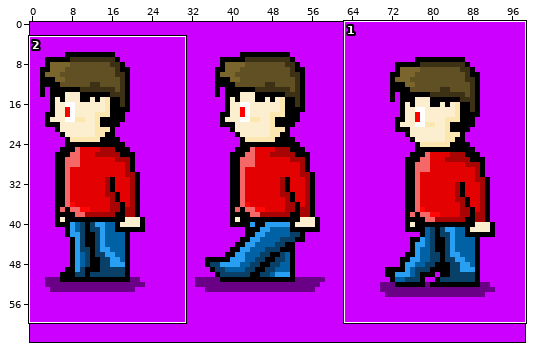
A sprite sheet gets an edit: Some sprites/Cave/sprite_character_walk.png. Above, an overview of the earlier version with the close-up marked.
Close-up. First the earlier version:
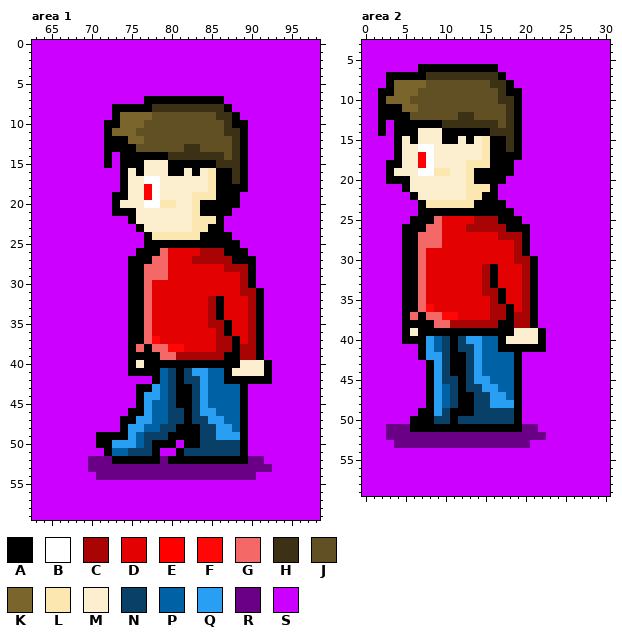
The file is 99x64 pixels. Colours within 5 levels of each other are drawn and written as one. Shown: area 1: x 63..98, y 0..59; area 2: x 0..30, y 3..59.
Palette (. is transparent): A #000000  B #ffffff  C #a90404  D #e40101  E #ff0000  F #ff0707  G #f56868  H #3c3114  J #615023  K #7a652c  L #fce7b1  M #fbefd0  N #094067  P #0061a5  Q #289ff3  R #6a0085  S #cc00ff
Pixels before, area 1, first column x 63:
 0 SSSSSSSSSSSSSSSSSSSSSSSSSSSSSSSSSSSS
 1 SSSSSSSSSSSSSSSSSSSSSSSSSSSSSSSSSSSS
 2 SSSSSSSSSSSSSSSSSSSSSSSSSSSSSSSSSSSS
 3 SSSSSSSSSSSSSSSSSSSSSSSSSSSSSSSSSSSS
 4 SSSSSSSSSSSSSSSSSSSSSSSSSSSSSSSSSSSS
 5 SSSSSSSSSSSSSSSSSSSSSSSSSSSSSSSSSSSS
 6 SSSSSSSSSSSSSSSSSSSSSSSSSSSSSSSSSSSS
 7 SSSSSSSSSSSSSSAAAAAAAAAASSSSSSSSSSSS
 8 SSSSSSSSSSAAAAAHHHHHHHHHASSSSSSSSSSS
 9 SSSSSSSSSSAKKKKJJJJJJJJHHASSSSSSSSSS
10 SSSSSSSSSAAKKKJJJJJJJJJJHAASSSSSSSSS
11 SSSSSSSSSAKKKJJJJJJJJJJJHHASSSSSSSSS
12 SSSSSSSSSAAAKKJJJJJJJJJJJHASSSSSSSSS
13 SSSSSSSSSAAAAJJJJJJHHJJJJHASSSSSSSSS
14 SSSSSSSSSASAAAAAAHHHHHHHJHASSSSSSSSS
15 SSSSSSSSSASAAAMMMAAAAAAHHHASSSSSSSSS
16 SSSSSSSSSSSAMAMMMAAMAMLAAHASSSSSSSSS
17 SSSSSSSSSSSAMMBBMMMMMMLAAHASSSSSSSSS
18 SSSSSSSSSSSAMMEBMMMMMMLAAAASSSSSSSSS
19 SSSSSSSSSSAAMMEBMMMMLLLAAASSSSSSSSSS
20 SSSSSSSSSSAMMMBBLLMMLAAAAASSSSSSSSSS
21 SSSSSSSSSSAAAMMMMMMMLAAAASSSSSSSSSSS
22 SSSSSSSSSSSSAMMMMMMMLLLASSSSSSSSSSSS
23 SSSSSSSSSSSSSAMMMMMMLLAASSSSSSSSSSSS
24 SSSSSSSSSSSSSSALLLLLLAAAASSSSSSSSSSS
25 SSSSSSSSSSSSSSAAAAAAAAAAAASSSSSSSSSS
26 SSSSSSSSSSSSSAAAGDDDDCCCAAASSSSSSSSS
27 SSSSSSSSSSSSAAAGGDDDCCCCCAAASSSSSSSS
28 SSSSSSSSSSSSAAGGGDDDDDDDCCCASSSSSSSS
29 SSSSSSSSSSSSAAGGGDDDDDDDDDCASSSSSSSS
30 SSSSSSSSSSSSAAGDDDDDDDDDDDCASSSSSSSS
31 SSSSSSSSSSSSAAGDDDDDDDDDDDCCASSSSSSS
32 SSSSSSSSSSSSAAGDDDDDDDCADDDCASSSSSSS
33 SSSSSSSSSSSSAAGDDDDDDDCADDDCASSSSSSS
34 SSSSSSSSSSSSAAGDDDDDDDCADDDCASSSSSSS
35 SSSSSSSSSSSSAAGDDDDDDDCCADDCASSSSSSS
36 SSSSSSSSSSSSAAGDDDDDDDDCADDCASSSSSSS
37 SSSSSSSSSSSSAAGFDDDDDDDCCADCASSSSSSS
38 SSSSSSSSSSSSAGAGGFFDDDDCCACCASSSSSSS
39 SSSSSSSSSSSSAAAAGGCCCCCCAACCASSSSSSS
40 SSSSSSSSSSSSAMAAAAAAAAAAAAMMMASSSSSS
41 SSSSSSSSSSSSAAAAPNANQQPPAMMMMASSSSSS
42 SSSSSSSSSSSSSSSAPNANNQPPAAAAAASSSSSS
43 SSSSSSSSSSSSSAAQPNAANQPPPPASSSSSSSSS
44 SSSSSSSSSSSSSAQQPNAANQPPPPASSSSSSSSS
45 SSSSSSSSSSSSSAQPPNAANQPPPPASSSSSSSSS
46 SSSSSSSSSSSSAAQPPNNANQQPPPASSSSSSSSS
47 SSSSSSSSSSSAAQQPPNNANNQQPPASSSSSSSSS
48 SSSSSSSSSSSAQQPPNNAAANNQQPASSSSSSSSS
49 SSSSSSSSAAAAQPNNNAAAANNQQQASSSSSSSSS
50 SSSSSSSSAAQQQPNAAASAANNNNNASSSSSSSSS
51 SSSSSSSSSAPPNNNASSANNNNNNNASSSSSSSSS
52 SSSSSSSRRRAAAAAARAAAAAAAAAARRSSSSSSS
53 SSSSSSSRRRRRRRRRRRRRRRRRRRRRRRSSSSSS
54 SSSSSSSSRRRRRRRRRRRRRRRRRRRRSSSSSSSS
55 SSSSSSSSSSSSSSSSSSSSSSSSSSSSSSSSSSSS
56 SSSSSSSSSSSSSSSSSSSSSSSSSSSSSSSSSSSS
57 SSSSSSSSSSSSSSSSSSSSSSSSSSSSSSSSSSSS
58 SSSSSSSSSSSSSSSSSSSSSSSSSSSSSSSSSSSS
59 SSSSSSSSSSSSSSSSSSSSSSSSSSSSSSSSSSSS
Pixels before, area 2, first column x 0:
 3 SSSSSSSSSSSSSSSSSSSSSSSSSSSSSSS
 4 SSSSSSSSSSSSSSSSSSSSSSSSSSSSSSS
 5 SSSSSSSSSSSSSSSSSSSSSSSSSSSSSSS
 6 SSSSSSSAAAAAAAAAASSSSSSSSSSSSSS
 7 SSSAAAAAHHHHHHHHHASSSSSSSSSSSSS
 8 SSSAKKKKJJJJJJJJHHASSSSSSSSSSSS
 9 SSAAKKKJJJJJJJJJJHAASSSSSSSSSSS
10 SSAKKKJJJJJJJJJJJHHASSSSSSSSSSS
11 SSAAAKKJJJJJJJJJJJHASSSSSSSSSSS
12 SSAAAAJJJJJJHHJJJJHASSSSSSSSSSS
13 SSASAAAAAAHHHHHHHJHASSSSSSSSSSS
14 SSASAAAMMMAAAAAAHHHASSSSSSSSSSS
15 SSSSAMAMMMAAMAMLAAHASSSSSSSSSSS
16 SSSSAMMBBMMMMMMLAAHASSSSSSSSSSS
17 SSSSAMMEBMMMMMMLAAAASSSSSSSSSSS
18 SSSAAMMEBMMMMLLLAAASSSSSSSSSSSS
19 SSSAMMMBBLLMMLAAAAASSSSSSSSSSSS
20 SSSAAAMMMMMMMLAAAASSSSSSSSSSSSS
21 SSSSSAMMMMMMMLLLASSSSSSSSSSSSSS
22 SSSSSSAMMMMMMLLAASSSSSSSSSSSSSS
23 SSSSSSSALLLLLLAAAASSSSSSSSSSSSS
24 SSSSSSSAAAAAAAAAAAASSSSSSSSSSSS
25 SSSSSSAAAGDDDDCCCAAASSSSSSSSSSS
26 SSSSSAAAGGDDDCCCCCAAASSSSSSSSSS
27 SSSSSAAGGGDDDDDDDCCCASSSSSSSSSS
28 SSSSSAAGGGDDDDDDDDDCASSSSSSSSSS
29 SSSSSAAGDDDDDDDDDDDCASSSSSSSSSS
30 SSSSSAAGDDDDDDDDDDDCCASSSSSSSSS
31 SSSSSAAGDDDDDDDCADDDCASSSSSSSSS
32 SSSSSAAGDDDDDDDCADDDCASSSSSSSSS
33 SSSSSAAGDDDDDDDCADDDCASSSSSSSSS
34 SSSSSAAGDDDDDDDCCADDCASSSSSSSSS
35 SSSSSAAGDDDDDDDDCADDCASSSSSSSSS
36 SSSSSAAGFDDDDDDDCCADCASSSSSSSSS
37 SSSSSAGAGGFFDDDDCCACCASSSSSSSSS
38 SSSSSAAAAGGCCCCCCAACCASSSSSSSSS
39 SSSSSAMAAAAAAAAAAAAMMMASSSSSSSS
40 SSSSSAAAQPNANQQPPAMMMMASSSSSSSS
41 SSSSSSSAQPNANNQPPAAAAAASSSSSSSS
42 SSSSSSSAQQNAANQPPPPASSSSSSSSSSS
43 SSSSSSSSAQNAANQPPPPASSSSSSSSSSS
44 SSSSSSSSAQNAANQPPPPASSSSSSSSSSS
45 SSSSSSSSAQNNANQQPPPASSSSSSSSSSS
46 SSSSSSSSAQPNANNQQPPASSSSSSSSSSS
47 SSSSSSSSAQPNAANNQQPASSSSSSSSSSS
48 SSSSSSSSAQPNAANNQQQASSSSSSSSSSS
49 SSSSSSSAAQNAAANNNNNASSSSSSSSSSS
50 SSSSSSAAANNANNNNNNNASSSSSSSSSSS
51 SSSRRRAAAAAAAAAAAAAARRSSSSSSSSS
52 SSSRRRRRRRRRRRRRRRRRRRRSSSSSSSS
53 SSSSRRRRRRRRRRRRRRRRRSSSSSSSSSS
54 SSSSSSSSSSSSSSSSSSSSSSSSSSSSSSS
55 SSSSSSSSSSSSSSSSSSSSSSSSSSSSSSS
56 SSSSSSSSSSSSSSSSSSSSSSSSSSSSSSS
57 SSSSSSSSSSSSSSSSSSSSSSSSSSSSSSS
58 SSSSSSSSSSSSSSSSSSSSSSSSSSSSSSS
59 SSSSSSSSSSSSSSSSSSSSSSSSSSSSSSS
The same view after the edit:
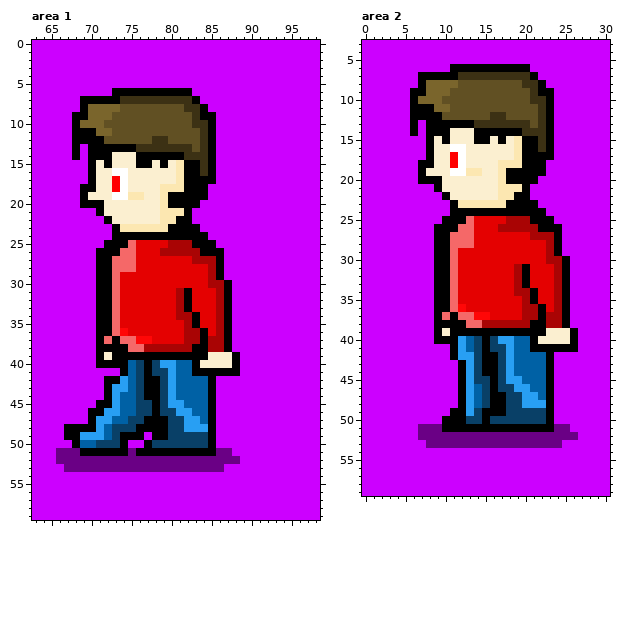
The edit:
Changed rows in their new state; - is an unchanged pixel.
Area 1:
first column x 66:
 6 -------AAAAAAAAAA----------
 7 ---AAAAAHHHHHHHHH-SSS------
 8 ---AKKKKJJJJJJJJ--ASSS-----
 9 --AAKKKJJJJJ-----HAASSS----
10 --AKKKJJJJJ------HHASSSS---
11 --AAAKKJJJ--------HASSSS---
12 --AAAAJJJJJ-HH----HASSSS---
13 --A-AA----HHHHHH-JHASSSS---
14 --A-AA-MMM----AA---ASSSS---
15 ----AM-MMM-A-AML--H-SSSS---
16 ----AMMBB-M---MLA-HASSSS---
17 ----AMMEB--MM--LAAAASSSS---
18 ---AAMMEB--MMLLLAAASSSSS---
19 ---AMMMBBLLMMLAAAAASSSS----
20 ---AAAMM---MM-AAAASSSSS----
21 -----AMMMM---LLLASSSSS-----
22 ------AMMM---LLAASSSS------
23 -------ALLLLLLAAAASSS------
24 -------AAAA-AAAAAA-SSS-----
25 ------AAAGDDDDCCC---SSS----
26 -----AAAGGDDDCCCCCAAASSS---
27 -----AAGGGDDDD------ASSSS--
28 -----AAGGGDDDD-----CASSSS--
29 -----AAGDDDDDD-----CASSSS--
30 -----AAGDDDD-------CCASSS--
31 -----AAGDDDD---CA---CASSSS-
32 -----AAGDDDD---CA--DCASSSS-
33 -----AAGDDDD---CA--DCASSSS-
34 -----AAGDDDD---CCA-DCASSSS-
35 -----AAGDDDD----CA-D--SSSS-
36 -----AAGFDDD----CCA---SSSS-
37 -----AGAGGFFD---CCAC-ASSSS-
38 -----AAAAG-CCCCCCAAC-ASSSS-
39 -----AMAA----AAAAAAMMM-SSS-
40 -----AAAAPN-NQQPP-MMMM-SSSS
41 --------APN-NNQPPAAAA-ASSSS
42 ------AAQPNA-NQPPPPASSSSSSS
43 ------AQQPN-ANQPPPPASSSS---
44 ------AQPPNAANQPPPPASSSS---
45 -----AAQPPNNANQQPPPASSSS---
46 ----AAQQPPNNAN-QQPPASSSS---
47 ----AQQPPNNAAA--QQPASSSS---
48 -AAAAQPNNNAAAA-NQQQASSSS---
49 -AAQQQPN-AASAANNNN-ASSSS---
50 --APPNNNASSANNNNNN-ASSSS---
51 RRRAAA-AARAA-AA-AAAARRSS---
52 RRRR---RRRRRR-RRRRRRRRRSSS-
53 -RRR-----------------SSSSSS
54 -----SSSSSSSSSSSSSSSSSSSS--
Area 2:
first column x 2:
 6 -----SSSS------AAAA------
 7 -SSSS-AAAA-----HHHHA-----
 8 -SSSSAKKKK----JJJJHHA----
 9 SSSSAAKKK------JJJJHAA---
10 SSSSAKKK-------JJJJHHA---
11 SSSSAAAKK-------JJJJHA---
12 SSSSAAAA--JJ--HHJJJJHA---
13 S-SS-S--AAAA---H-HHJHA---
14 S-SS-SAA-MMM--AAA-HHHA---
15 --SSSSA--M-MAAM-MLAAHA---
16 --SSSSA--BB--MMMMLAAHA---
17 --SSSSA--EB--MMMMLAAAA---
18 -SSSSAA--EBMMMMLLLAAA----
19 -SSSSAMMMBB-LMML-AAAA----
20 -SSSSAAA---MMMMLAAAA-----
21 ---SSSSA---MMMMLLLA------
22 ----SSSSA--MMMMLLAA------
23 -----SSSSA--LLLLAAAA-----
24 -----SSSS--------AAAA----
25 ----SSSSAAAGDDDDCCCAAA---
26 ---SSSSAAAGGDDD-CCCCAAA--
27 ---SSSSAAGGG---DDDDCCCA--
28 ---SSSSAAGGG-----DDDDCA--
29 ---SSSSAAG-------DDDDCA--
30 ---SSSSAAG-------DDDDCCA-
31 ---SSSSAAG---DD--CADDDCA-
32 ---SSSSAAG---DD--CADDDCA-
33 ---SSSSAAG---DD--CADDDCA-
34 ---SSSSAAG---DDD-C--DDCA-
35 ---SSSSAAG----DD----DDCA-
36 ---SSSSAAGF---DDD--CADCA-
37 ---SSSSAGAGGFFDDDD-CACCA-
38 ---SSSSAAAAGG--CC---ACCA-
39 ---SSSS-M--------AAA-MMMA
40 ---SSSSAA-QPNANQQPPAMMMMA
41 -----SSSS-QPNANNQPP--AAAA
42 -----SSSS-QQNAANQPPPPA---
43 ------SSSS-QNAANQPPPPA---
44 ------SSSS-QNAANQPPPPA---
45 ------SSSS-QNNANQQPPPA---
46 ------SSSS-QPNANNQQPPA---
47 ------SSSS-QP-AANNQQPA---
48 ------SSSS-QP-AANNQQQA---
49 -----SSSS--Q-AAA-NNNNA---
50 ----SSSSA-A--A---NNNNA---
51 -SSSSRRR----------AAAARR-
52 -SSSS----------------RRRR
53 --SSSS-------------RRRR--
Pixel boxes of the changes (left, top, right, bottom) in both close-ups:
changed: (56, 88, 272, 480)
changed: (378, 64, 578, 448)
